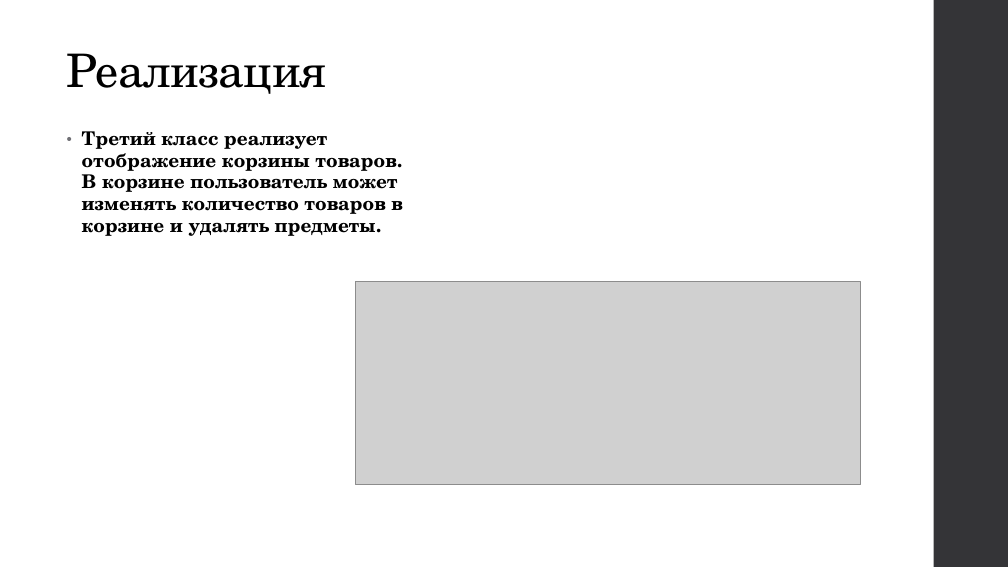
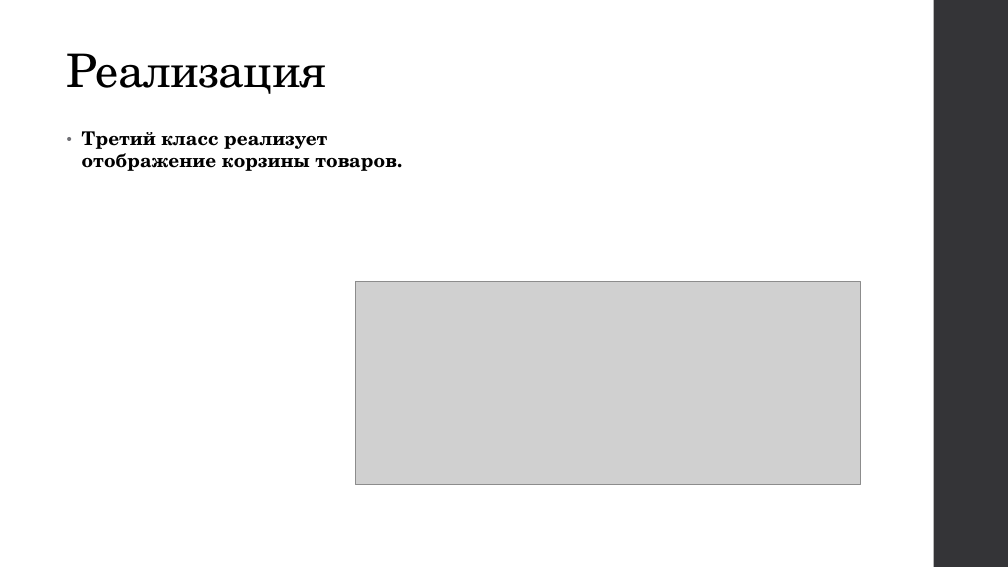
Before and after one commit to Asklit/online_store_public, a slide deck: slide 5 of online_store.pptx. Drawn at 1008x567 pixels with LibreOffice and Linux fonts; fonts in the diff are those of the drawing; grey boxes stand for pictures. Boxes give left, top, right and bottom in pixels: in the first picture for what was removed or moved away, otherwise in the second. Text is boxed around its words. In the diff, an @@ line names an element or a change of style, - is before the commit and + after.

```diff
--- a/online_store.pptx
+++ b/online_store.pptx
@@ text at bbox=[82, 131, 397, 171]: text changed @@
-• Третий класс реализует отображение корзины товаров. В корзине пользователь может изменять количество товаров в корзине и удалять предметы.
+• Третий класс реализует отображение корзины товаров.
```
Also in this commit, not shown: 3 other slides changed.
